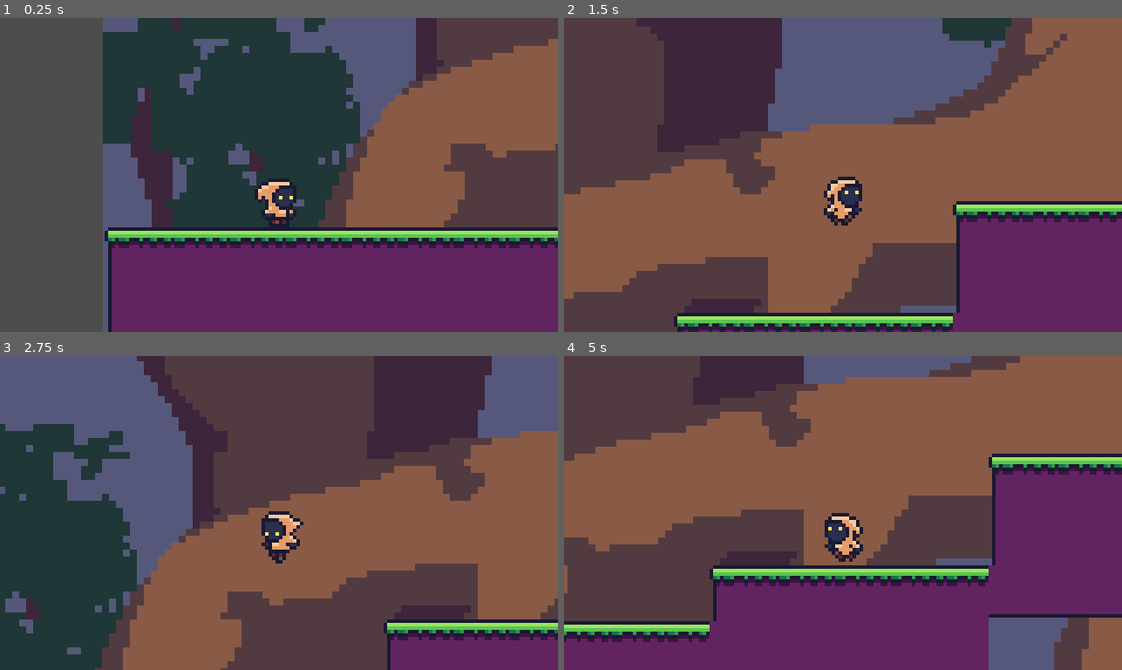
Above: before the commit, frames 1-4 (two rows, left to right).
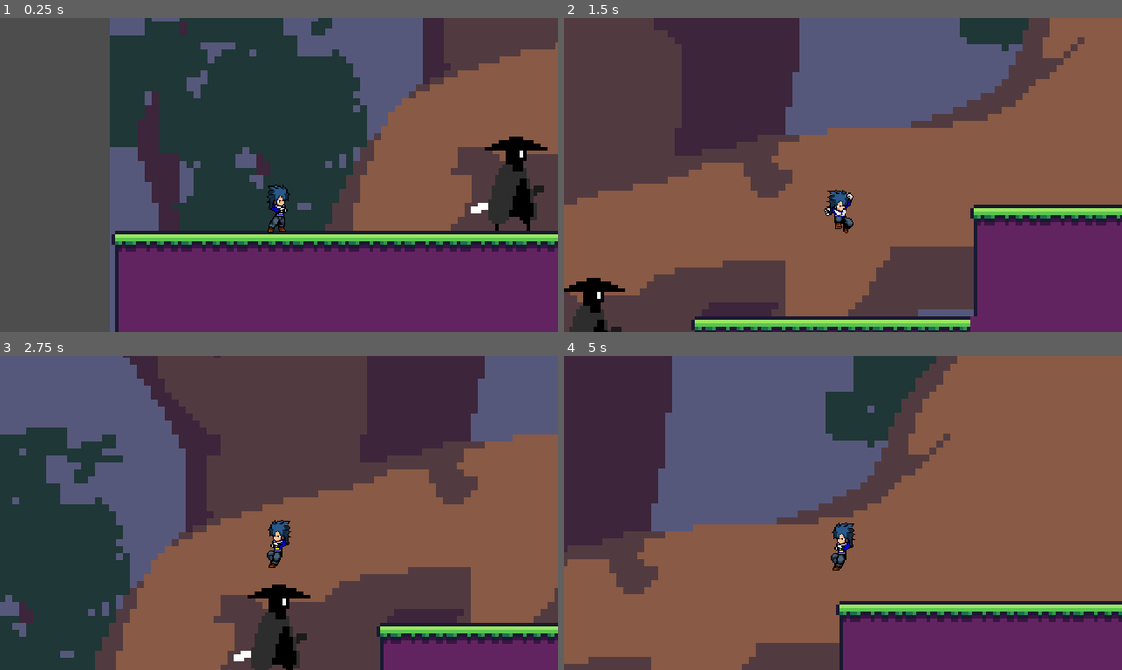
Above: after the commit, the same moments.

Repository: maxy31/platformer-game-development
Game: Godot game, scene res://Assets/Scenes/Areas/area_1.tscn
Same seed, same stepped clock (60 frames per second), same inputs: the game is played once before the commit and once after it.
Inputs (mouse positions are in pixels of both pictures, inside the frame that each line leads up to):
- Up to frame 1 (0.25 s): no input
- Up to frame 2 (1.5 s): move the mouse to (965, 159) at 0.52 s; hold D (move_right) from 0.53 s (still down); click (965, 159) at 0.6 s; tap Space (jump) at 0.77, 0.8, 1.07, 1.35 s; move the mouse to (731, 190) at 1.27 s
- Up to frame 3 (2.75 s): tap Space (jump) at 1.52, 1.82, 2.3 s; click (167, 528) at 1.55 s; move the mouse to (334, 443) at 2.02 s; release D (move_right) at 2.03 s; hold A (move_left) from 2.03 s (still down); click (334, 443) at 2.1 s
- Up to frame 4 (5 s): move the mouse to (815, 575) at 2.77 s; release A (move_left) at 2.78 s; hold D (move_right) 2.78-4.28 s; click (815, 575) at 2.85 s; tap Space (jump) at 3.02, 3.32, 3.6, 3.77, 4.07, 4.52, 4.82 s; move the mouse to (1010, 560) at 3.52 s; move the mouse to (675, 465) at 4.27 s; hold A (move_left) from 4.28 s (still down); click (675, 465) at 4.35 s

The runs differ from the first frame. In frame 1, 16% of the frame differs, in the area x 18-100%, y 0-100%; in frame 2, 16%; in frame 3, 11%; in frame 4, 74%, in the area x 0-100%, y 0-100%.

Commit message:
Flyman character completed
1. Flyman attack movement
2. Flyman hp, attack set
3. Destroyer (enemy) completed (used to test damaged)

Diff:
--- a/Assets/Scenes/Areas/area_1.tscn
+++ b/Assets/Scenes/Areas/area_1.tscn
@@ -1,8 +1,9 @@
-[gd_scene load_steps=6 format=4 uid="uid://d2wfovma14r6o"]
+[gd_scene load_steps=7 format=4 uid="uid://d2wfovma14r6o"]
 
 [ext_resource type="Texture2D" uid="uid://cmcsskek6x438" path="res://Assets/Sprites/Tutorial/Background.png" id="1_uidp5"]
 [ext_resource type="Texture2D" uid="uid://dtdc0fxr4nrj5" path="res://Assets/Sprites/Tutorial/tiles_1.png" id="2_3uyhe"]
-[ext_resource type="PackedScene" uid="uid://bxs1rnl06kte7" path="res://Assets/Scenes/player.tscn" id="3_8wi1m"]
+[ext_resource type="PackedScene" uid="uid://r0y7xckbxscw" path="res://Assets/Scenes/destroyer.tscn" id="4_7fk0h"]
+[ext_resource type="PackedScene" uid="uid://v3iimkhjwycp" path="res://Assets/Scenes/flyman.tscn" id="4_ql8qi"]
 
 [sub_resource type="TileSetAtlasSource" id="TileSetAtlasSource_8wi1m"]
 texture = ExtResource("2_3uyhe")
@@ -88,5 +89,8 @@
 tile_map_data = PackedByteArray("AAAAABcAAAAAAAAAAAAAABgAAAAAAAEAAAAAABkAAAAAAAIAAAABABgAAAABAAEAAAABABkAAAABAAIAAAABAB …(1456 unchanged characters)…
 tile_set = SubResource("TileSet_ql8qi")
 
-[node name="Player" parent="." instance=ExtResource("3_8wi1m")]
-position = Vector2(50, 367)
+[node name="flymanController" parent="." instance=ExtResource("4_ql8qi")]
+position = Vector2(48, 370)
+
+[node name="CharacterBody2D" parent="." groups=["Enemy"] instance=ExtResource("4_7fk0h")]
+position = Vector2(115, 363)
--- /dev/null
+++ b/Assets/Scenes/destroyer.tscn
@@ -0,0 +1,21 @@
+[gd_scene load_steps=4 format=3 uid="uid://r0y7xckbxscw"]
+
+[ext_resource type="Texture2D" uid="uid://dp1ghuf3t8nt2" path="res://Assets/Sprites/Destroyer/DarkSamurai (64x64).png" id="1_lxyfm"]
+[ext_resource type="Script" uid="uid://52ye45ph8nlu" path="res://Assets/Script/enemy.gd" id="1_mir1v"]
+
+[sub_resource type="CapsuleShape2D" id="CapsuleShape2D_mir1v"]
+
+[node name="CharacterBody2D" type="CharacterBody2D"]
+script = ExtResource("1_mir1v")
+
+[node name="Node2D" type="Node2D" parent="." groups=["Enemy"]]
+
+[node name="Sprite2D" type="Sprite2D" parent="Node2D"]
+position = Vector2(0, -11)
+texture = ExtResource("1_lxyfm")
+region_enabled = true
+region_rect = Rect2(0, 0, 64, 64)
+
+[node name="CollisionShape2D" type="CollisionShape2D" parent="."]
+position = Vector2(0, -11)
+shape = SubResource("CapsuleShape2D_mir1v")
--- /dev/null
+++ b/Assets/Scenes/flyman.tscn
@@ -0,0 +1,212 @@
+[gd_scene load_steps=16 format=3 uid="uid://v3iimkhjwycp"]
+
+[ext_resource type="Script" uid="uid://c16wfx0m6ax3b" path="res://Assets/Script/flyman_controller.gd" id="1_i8rbu"]
+[ext_resource type="Script" uid="uid://vuqp455li7ax" path="res://Assets/Script/flyman_animator.gd" id="2_i8rbu"]
+[ext_resource type="Texture2D" uid="uid://bfqsaldbqx2ol" path="res://Assets/Sprites/Flyman/Char_3.png" id="2_lgsfl"]
+
+[sub_resource type="Animation" id="Animation_guasd"]
+length = 0.001
+tracks/0/type = "value"
+tracks/0/imported = false
+tracks/0/enabled = true
+tracks/0/path = NodePath("Sprite2D:region_rect")
+tracks/0/interp = 1
+tracks/0/loop_wrap = true
+tracks/0/keys = {
+"times": PackedFloat32Array(0),
+"transitions": PackedFloat32Array(1),
+"update": 0,
+"values": [Rect2(64, 0, 64, 64)]
+}
+
+[sub_resource type="Animation" id="Animation_f56ws"]
+resource_name = "attack1"
+step = 0.25
+tracks/0/type = "value"
+tracks/0/imported = false
+tracks/0/enabled = true
+tracks/0/path = NodePath("Sprite2D:region_rect")
+tracks/0/interp = 1
+tracks/0/loop_wrap = true
+tracks/0/keys = {
+"times": PackedFloat32Array(0),
+"transitions": PackedFloat32Array(1),
+"update": 0,
+"values": [Rect2(0, 128, 64, 64)]
+}
+
+[sub_resource type="Animation" id="Animation_q3qn3"]
+resource_name = "attack2"
+step = 0.0
+tracks/0/type = "value"
+tracks/0/imported = false
+tracks/0/enabled = true
+tracks/0/path = NodePath("Sprite2D:region_rect")
+tracks/0/interp = 1
+tracks/0/loop_wrap = true
+tracks/0/keys = {
+"times": PackedFloat32Array(0),
+"transitions": PackedFloat32Array(1),
+"update": 0,
+"values": [Rect2(128, 128, 64, 64)]
+}
+
+[sub_resource type="Animation" id="Animation_u7old"]
+resource_name = "attack3"
+step = 0.25
+tracks/0/type = "value"
+tracks/0/imported = false
+tracks/0/enabled = true
+tracks/0/path = NodePath("Sprite2D:region_rect")
+tracks/0/interp = 1
+tracks/0/loop_wrap = true
+tracks/0/keys = {
+"times": PackedFloat32Array(0),
+"transitions": PackedFloat32Array(1),
+"update": 0,
+"values": [Rect2(192, 128, 64, 64)]
+}
+
+[sub_resource type="Animation" id="Animation_5eg1n"]
+resource_name = "attack4"
+step = 0.25
+tracks/0/type = "value"
+tracks/0/imported = false
+tracks/0/enabled = true
+tracks/0/path = NodePath("Sprite2D:region_rect")
+tracks/0/interp = 0
+tracks/0/loop_wrap = true
+tracks/0/keys = {
+"times": PackedFloat32Array(0, 0.3, 0.75),
+"transitions": PackedFloat32Array(1, 1, 1),
+"update": 0,
+"values": [Rect2(256, 128, 64, 64), Rect2(320, 128, 64, 64), Rect2(320, 128, 64, 64)]
+}
+
+[sub_resource type="Animation" id="Animation_enrtd"]
+resource_name = "fall"
+step = 0.25
+tracks/0/type = "value"
+tracks/0/imported = false
+tracks/0/enabled = true
+tracks/0/path = NodePath("Sprite2D:region_rect")
+tracks/0/interp = 1
+tracks/0/loop_wrap = true
+tracks/0/keys = {
+"times": PackedFloat32Array(0),
+"transitions": PackedFloat32Array(1),
+"update": 0,
+"values": [Rect2(128, 0, 64, 64)]
+}
+
+[sub_resource type="Animation" id="Animation_xt8c6"]
+resource_name = "idle"
+length = 2.0
+loop_mode = 1
+step = 0.25
+tracks/0/type = "value"
+tracks/0/imported = false
+tracks/0/enabled = true
+tracks/0/path = NodePath("Sprite2D:region_rect")
+tracks/0/interp = 0
+tracks/0/loop_wrap = true
+tracks/0/keys = {
+"times": PackedFloat32Array(0, 0.25, 0.5, 0.75, 1, 1.25, 1.5, 2),
+"transitions": PackedFloat32Array(1, 1, 1, 1, 1, 1, 1, 1),
+"update": 0,
+"values": [Rect2(64, 0, 64, 64), Rect2(192, 0, 64, 64), Rect2(256, 0, 64, 64), Rect2(320, 0, 64, 64), Rect2(384, 0, 64, 64), Rect2(448, 0, 64, 64), Rect2(512, 0, 64, 64), Rect2(512, 0, 64, 64)]
+}
+
+[sub_resource type="Animation" id="Animation_i8rbu"]
+resource_name = "jump"
+step = 0.25
+tracks/0/type = "value"
+tracks/0/imported = false
+tracks/0/enabled = true
+tracks/0/path = NodePath("Sprite2D:region_rect")
+tracks/0/interp = 1
+tracks/0/loop_wrap = true
+tracks/0/keys = {
+"times": PackedFloat32Array(0),
+"transitions": PackedFloat32Array(1),
+"update": 0,
+"values": [Rect2(960, 128, 64, 64)]
+}
+
+[sub_resource type="Animation" id="Animation_0mtd7"]
+resource_name = "move"
+length = 0.001
+step = 0.25
+tracks/0/type = "value"
+tracks/0/imported = false
+tracks/0/enabled = true
+tracks/0/path = NodePath("Sprite2D:region_rect")
+tracks/0/interp = 1
+tracks/0/loop_wrap = true
+tracks/0/keys = {
+"times": PackedFloat32Array(0, 1),
+"transitions": PackedFloat32Array(1, 1),
+"update": 0,
+"values": [Rect2(64, 64, 64, 64), Rect2(64, 64, 64, 64)]
+}
+
+[sub_resource type="AnimationLibrary" id="AnimationLibrary_enrtd"]
+_data = {
+&"RESET": SubResource("Animation_guasd"),
+&"attack1": SubResource("Animation_f56ws"),
+&"attack2": SubResource("Animation_q3qn3"),
+&"attack3": SubResource("Animation_u7old"),
+&"attack4": SubResource("Animation_5eg1n"),
+&"fall": SubResource("Animation_enrtd"),
+&"idle": SubResource("Animation_xt8c6"),
+&"jump": SubResource("Animation_i8rbu"),
+&"move": SubResource("Animation_0mtd7")
+}
+
+[sub_resource type="RectangleShape2D" id="RectangleShape2D_i8rbu"]
+size = Vector2(7, 7)
+
+[sub_resource type="CapsuleShape2D" id="CapsuleShape2D_i8rbu"]
+radius = 3.0
+height = 12.0
+
+[node name="flymanController" type="CharacterBody2D"]
+script = ExtResource("1_i8rbu")
+speed = 5.0
+jump_power = 8.0
+metadata/_custom_type_script = "uid://c21ad1la0q0e2"
+
+[node name="Camera2D" type="Camera2D" parent="."]
+offset = Vector2(0, -15)
+zoom = Vector2(4, 4)
+
+[node name="FlymanAnimator" type="Node2D" parent="." node_paths=PackedStringArray("player_controller", "animation_player", "sprite")]
+script = ExtResource("2_i8rbu")
+player_controller = NodePath("..")
+animation_player = NodePath("AnimationPlayer")
+sprite = NodePath("Sprite2D")
+
+[node name="AnimationPlayer" type="AnimationPlayer" parent="FlymanAnimator"]
+libraries = {
+&"": SubResource("AnimationLibrary_enrtd")
+}
+speed_scale = 0.8
+
+[node name="Sprite2D" type="Sprite2D" parent="FlymanAnimator"]
+position = Vector2(0, -5)
+scale = Vector2(0.3, 0.3)
+texture = ExtResource("2_lgsfl")
+region_enabled = true
+region_rect = Rect2(64, 0, 64, 64)
+
+[node name="AttackArea" type="Area2D" parent="FlymanAnimator"]
+collision_layer = 3
+collision_mask = 5
+
+[node name="CollisionShape2D" type="CollisionShape2D" parent="FlymanAnimator/AttackArea"]
+position = Vector2(8, -6)
+shape = SubResource("RectangleShape2D_i8rbu")
+
+[node name="CollisionShape2D" type="CollisionShape2D" parent="."]
+position = Vector2(0, -5)
+shape = SubResource("CapsuleShape2D_i8rbu")
--- /dev/null
+++ b/Assets/Script/enemy.gd
@@ -0,0 +1,14 @@
+extends CharacterBody2D
+
+@export var max_health := 3
+var current_health := max_health
+
+func take_damage(amount: int):
+	current_health -= amount
+	print("Enemy took", amount, "damage. HP:", current_health)
+	if current_health <= 0:
+		die()
+
+func die():
+	print("Enemy died")
+	queue_free()
--- /dev/null
+++ b/Assets/Script/flyman_animator.gd
@@ -0,0 +1,104 @@
+extends Node2D
+
+@export var player_controller: FlymanController
+@export var animation_player: AnimationPlayer
+@export var sprite: Sprite2D
+@export var attack_damage := 1
+
+# --- Combo 系统变量 ---
+var attack_index := 0  # 当前攻击段数（1～4）
+var combo_timeout := 0.5  # 连击最大间隔
+var combo_timer := 0.0
+var is_attacking := false
+var attack_queued := false
+
+func _ready():
+	# 连接动画结束信号
+	animation_player.animation_finished.connect(_on_animation_finished)
+
+func _process(delta):
+	if not player_controller:
+		return
+
+	var vel = player_controller.velocity
+
+	# --- Combo 计时器 ---
+	if is_attacking and combo_timer > 0:
+		combo_timer -= delta
+	elif is_attacking:
+		_reset_combo()
+
+	# --- Sprite 朝向 ---
+	if player_controller.direction == 1:
+		sprite.flip_h = false
+	elif player_controller.direction == -1:
+		sprite.flip_h = true
+
+	# --- 动画控制（非攻击状态下） ---
+	if not is_attacking:
+		if not player_controller.is_on_floor():
+			if vel.y < 0.0:
+				animation_player.play("jump")
+			elif vel.y > 0.0:
+				animation_player.play("fall")
+		elif abs(vel.x) > 0.1:
+			animation_player.play("move")
+		else:
+			animation_player.play("idle")
+
+	if Input.is_action_just_pressed("attack"):
+		if is_attacking:
+			if attack_index < 4:
+				attack_index += 1
+				combo_timer = combo_timeout
+				_play_attack_animation()
+		else:
+			_start_attack()
+
+
+func _start_attack():
+	is_attacking = true
+	attack_index = 1
+	combo_timer = combo_timeout
+	_play_attack_animation()
+
+func _play_attack_animation():
+	match attack_index:
+		1:
+			animation_player.play("attack1")
+			_check_attack_hit()
+		2:
+			animation_player.play("attack2")
+			_check_attack_hit()
+		3:
+			animation_player.play("attack3")
+			_check_attack_hit()
+		4:
+			animation_player.play("attack4")
+			_check_attack_hit()
+		_:
+			_reset_combo()
+
+func _on_animation_finished(anim_name):
+	if anim_name.begins_with("attack"):
+		if attack_queued and attack_index < 4:
+			attack_index += 1
+			combo_timer = combo_timeout
+			attack_queued = false
+			_play_attack_animation()
+		else:
+			_reset_combo()
+
+func _check_attack_hit():
+	var bodies = $AttackArea.get_overlapping_bodies()
+	for body in bodies:
+		if body.is_in_group("Enemy"):
+			if body.has_method("take_damage"):
+				body.take_damage(attack_damage)
+
+
+func _reset_combo():
+	is_attacking = false
+	attack_index = 0
+	attack_queued = false
+	combo_timer = 0.0
--- /dev/null
+++ b/Assets/Script/flyman_controller.gd
@@ -0,0 +1,41 @@
+extends CharacterBody2D
+
+class_name FlymanController
+
+@export var speed = 10.0
+@export var jump_power = 10.0
+
+# --- 血量与攻击力设置 ---
+@export var max_health := 5
+var current_health := max_health
+@export var attack_damage := 1
+
+var speed_multiplier = 30.0
+var jump_multiplier = -30.0
+var direction = 0
+
+func _physics_process(delta: float) -> void:
+	if not is_on_floor():
+		velocity += get_gravity() * delta
+
+	if Input.is_action_just_pressed("jump") and is_on_floor():
+		velocity.y = jump_power * jump_multiplier
+
+	direction = Input.get_axis("move_left", "move_right")
+	if direction:
+		velocity.x = direction * speed * speed_multiplier
+	else:
+		velocity.x = move_toward(velocity.x, 0, speed * speed_multiplier)
+
+	move_and_slide()
+
+# --- 受伤逻辑 ---
+func take_damage(amount: int = 1):
+	current_health -= amount
+	print("Player took damage. Current HP:", current_health)
+	if current_health <= 0:
+		die()
+
+func die():
+	print("Player Died")
+	queue_free()  # 或触发 Game Over 场景
--- a/project.godot
+++ b/project.godot
@@ -46,6 +46,18 @@
 , Object(InputEventKey,"resource_local_to_scene":false,"resource_name":"","device":-1,"window_id":0,"alt_pressed":false …(186 unchanged characters)…
 ]
 }
+attack={
+"deadzone": 0.2,
+"events": [Object(InputEventMouseButton,"resource_local_to_scene":false,"resource_name":"","device":-1,"window_id":0,"alt_pressed":false,"shift_pressed":false,"ctrl_pressed":false,"meta_pressed":false,"button_mask":0,"position":Vector2(0, 0),"global_position":Vector2(0, 0),"factor":1.0,"button_index":1,"canceled":false,"pressed":false,"double_click":false,"script":null)
+, Object(InputEventKey,"resource_local_to_scene":false,"resource_name":"","device":-1,"window_id":0,"alt_pressed":false,"shift_pressed":false,"ctrl_pressed":false,"meta_pressed":false,"pressed":false,"keycode":0,"physical_keycode":69,"key_label":0,"unicode":101,"location":0,"echo":false,"script":null)
+]
+}
+
+[layer_names]
+
+2d_physics/layer_1="Player"
+2d_physics/layer_2="PlayerAttack"
+2d_physics/layer_3="Enemy"
 
 [rendering]
 
Not shown, added: Assets/Script/enemy.gd.uid
Not shown, added: Assets/Script/flyman_animator.gd.uid
Not shown, added: Assets/Script/flyman_controller.gd.uid
Binary file added: Assets/Sprites/Destroyer/DarkSamurai (64x64).png
Not shown, added: Assets/Sprites/Destroyer/DarkSamurai (64x64).png.import
Binary file added: Assets/Sprites/Destroyer/DarkSamurai.aseprite
Binary file added: Assets/Sprites/Flyman/Char_3.png
Not shown, added: Assets/Sprites/Flyman/Char_3.png.import
Binary file added: Assets/Sprites/Flyman/Char_3_No_Armor.png
Not shown, added: Assets/Sprites/Flyman/Char_3_No_Armor.png.import
